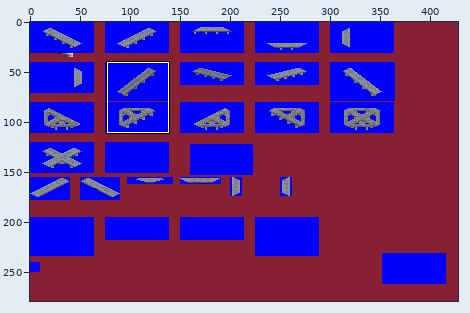
A sprite sheet gets an edit: grf/TCAS.png. The first picture is a wide view before the edit; the outline marks the close-up.
Close-up. The starting point:
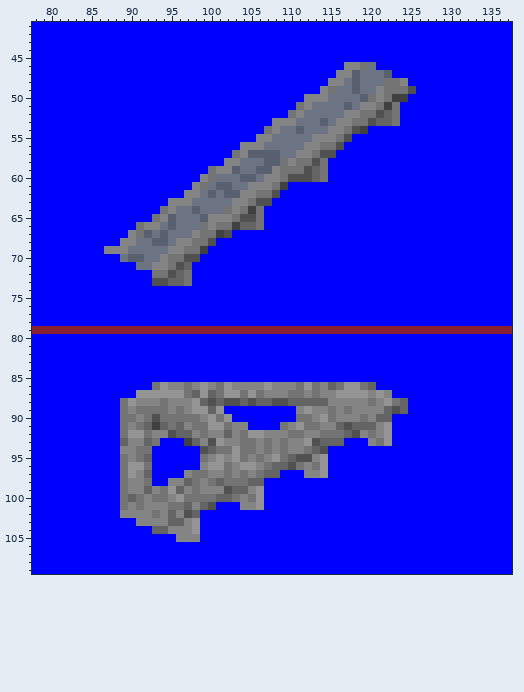
The file is 428x279 pixels. Shown: x 78..137, y 41..109. The commit also changed other parts of the picture, which this record leaves out.
The same view after the edit:
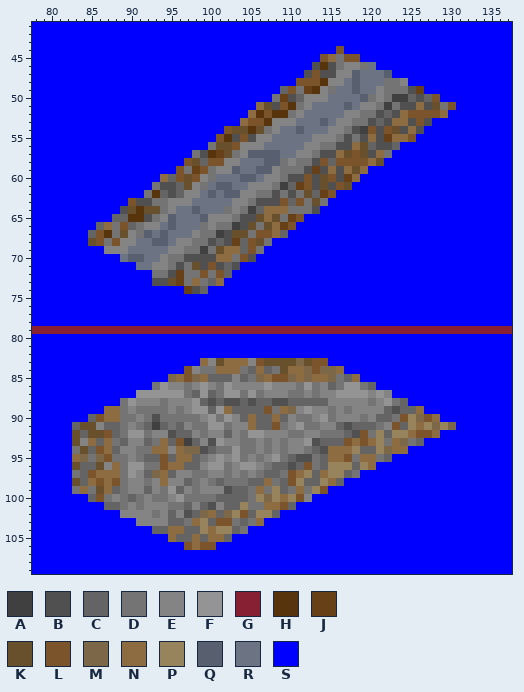
Palette (. is transparent): A #404040  B #505050  C #646464  D #747474  E #848484  F #949494  G #882034  H #58340c  J #684018  K #68502c  L #7c542c  M #7c6848  N #8c6c40  P #98845c  Q #586070  R #6c7484  S #0000ff
The exact change:
Changed rows in their new state; - is an unchanged pixel.
first column x 85:
 44 -------------------------------L--------------
 45 -----------------------------LNDLL------------
 46 ----------------------------BHBD--------------
 47 ---------------------------BLBB---------------
 48 --------------------------LLLH----------------
 49 ------------------------CLDJH------------J----
 50 -----------------------DJBC-------------CBCL--
 51 ---------------------NKBLH-------------BBNBKDL
 52 --------------------NHLHH-------------BNLLLLN-
 53 -------------------NLLH--------------BNNBLB---
 54 -----------------LKKHK-------------LBLKBNB----
 55 ----------------LHBLB------------DBNBJNNL-----
 56 ---------------DKKL-------------BNKCBBC-------
 57 -------------DBHJK-------------NKLKBND--------
 58 ------------LKCLL------------LCLLLLNK---------
 59 -----------LDJL-------------JBNBNKN-----------
 60 ---------NCLKL-------------LBKLBJN------------
 61 --------DBBCK------------CJLBKBLK-------------
 62 -------DHCBC------------DBDKCJL---------------
 63 -----LBBDD-------------BLCLDKD----------------
 64 ----BKHKK------------CNNNDDDB-----------------
 65 ---CCHHB-------------KNKDJL-------------------
 66 -CNDLC-------------BK-KNJL--------------------
 67 CLHDK-------------KKDLLNC---------------------
 68 KLDL------------CBJCLKD-----------------------
 69 ---------------DKNNCLD------------------------
 70 --------------BBNNDLB-------------------------
 71 ------------DKBLBCB---------------------------
 72 -----------J-DLDLC----------------------------
 73 ----------KJ-NDCN-----------------------------
 74 ------------JBC-------------------------------
first column x 95:
 83 ----NEKNNNELKKKKMKLL----
 84 --LEDDNNNDCNCDKNNMLMMN--
 85 MNLMNCCCECDMNLLMNMNNMDCN
first column x 83:
 89 ----NN-------------NCCCCLDNM--------------CN----
 90 --CLNN--------------ECNCCNCE------------DLPMLN--
 91 CKKECC----------------NCCL------------DELCPNPMPM
 92 KCKKLC------------------------------L-PCPPNLLN--
 93 KENCND-----NCL--------------------LNLNPDNMDC----
 94 DKCLNC----NNENMM----------------NNNPCCPMNN------
 95 NMDMLD----CLCNNC--------------DCNNLDNNDC--------
 96 KCCKEN----DLNNCC------------CL-CPPPCPN----------
 97 DCLNNN----MNCE------------DLNPCNPPCD------------
 98 KCNLNL----EN------------NDCLPCCPNC--------------
 99 DNDKNC----------------DNDPCDNDPL----------------
100 --CLDE--------------CC-PMPNPLE------------------
101 ----CC------------ECCPDDNNLC--------------------
102 ----------------MNCMPLCPPC----------------------
103 --------------DNPCLLDCDN------------------------
104 ------------NNCCPNPPCD--------------------------
105 ------------NCCNCNNC----------------------------
106 --------------LNLL------------------------------
Where, in picture pixels (left, top, right, bottom), the same in both close-ups:
changed: (88, 46, 456, 294)
changed: (168, 358, 360, 382)
changed: (72, 406, 120, 510)
changed: (152, 406, 456, 550)
